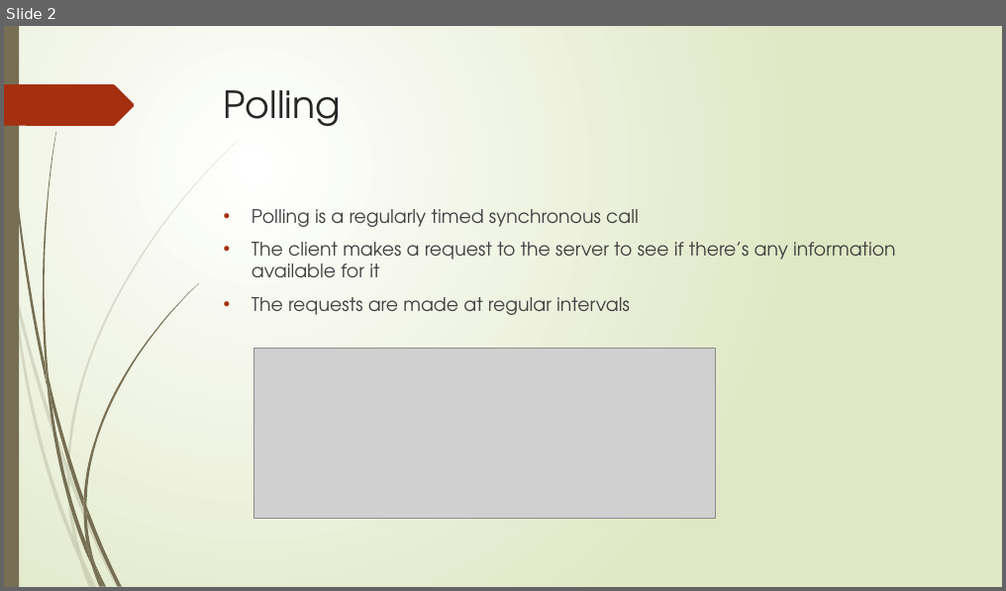
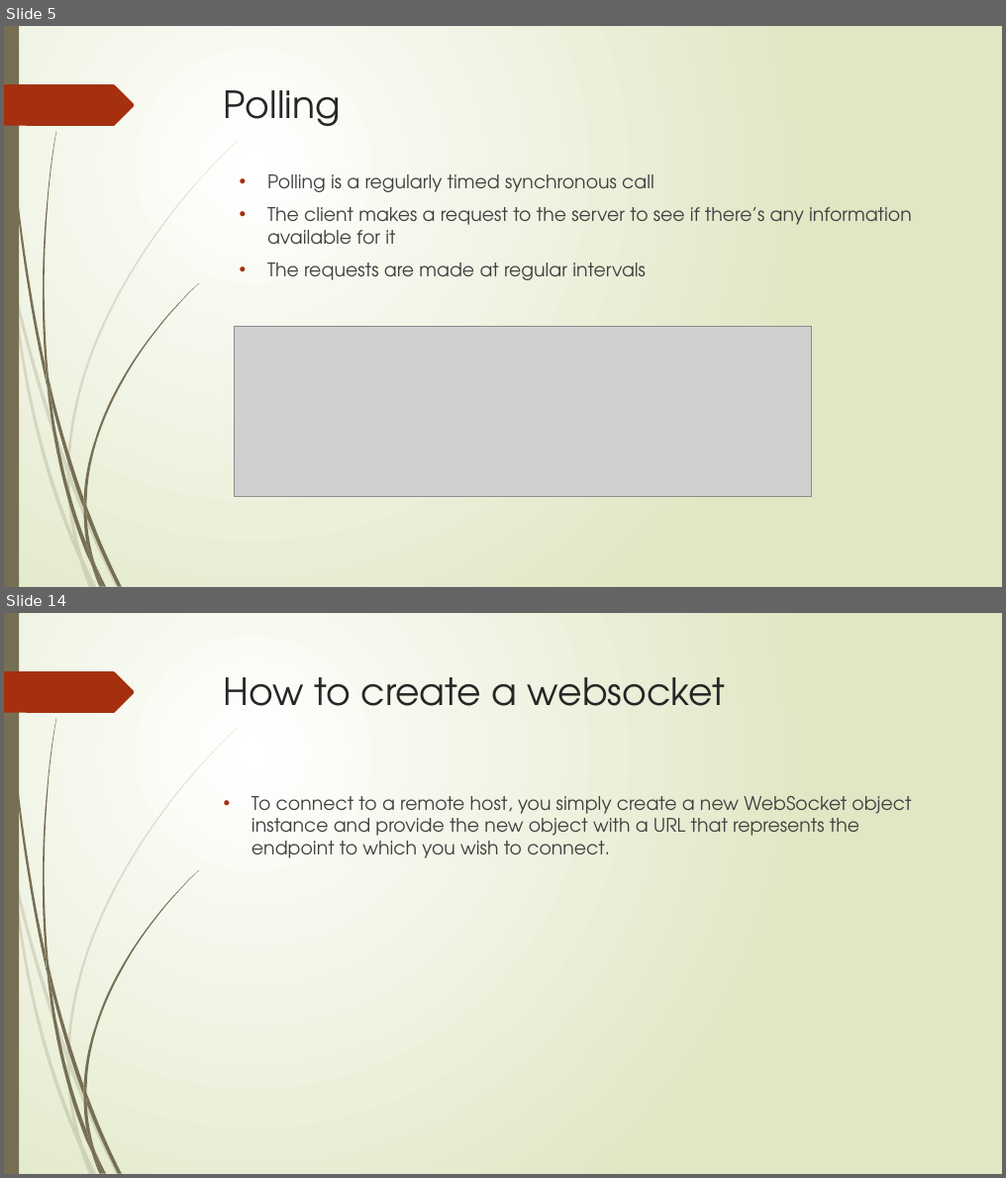
Before and after one commit to aliammar7/WebSocket, a slide deck: Websocket.pptx. Shown one above the other, each under a label of ours: slide 2 before the commit, slides 5 and 14 after it; the slides between them are not shown. The pictures are 1006x591 and 1006x1178 pixels, drawn with LibreOffice and Linux fonts; fonts in the diff are those of the drawing; grey boxes stand for pictures. Boxes give left, top, right and bottom in pixels: in the first picture for what was removed or moved away, otherwise in the second. Text is boxed around its words. In the diff, an @@ line names an element or a change of style, - is before the commit and + after.

```diff
--- a/Websocket.pptx
+++ b/Websocket.pptx
@@ slide 14 added at [4, 613, 1002, 1174], background gradient #FFFFFF to #DFE8C4; not listed: 24 template elements that a slide beside it also shows @@
@@ title added at [224, 677, 725, 706], 36 pt, text #262626 @@
+How to create a websocket
@@ text added at [252, 796, 911, 859], 18 pt, text #404040 @@
+• To connect to a remote host, you simply create a new WebSocket object instance and provide the new object with a URL that represents the endpoint to which you wish to connect.
@@ what was slide 2 is now slide 5 @@
@@ slide 5 changed as well @@
@@ text "Polling is a regularly timed ...": place and size @@
-text "Polling is a regularly timed ..." at [252, 209, 896, 315]
+text "Polling is a regularly timed ..." at [267, 174, 912, 280]
@@ picture: place and size @@
-picture at [254, 348, 715, 519]
+picture at [235, 326, 812, 497]
```
Also in this commit, not shown: 1 other slide changed, 19 other slides added, 1 slide removed.
